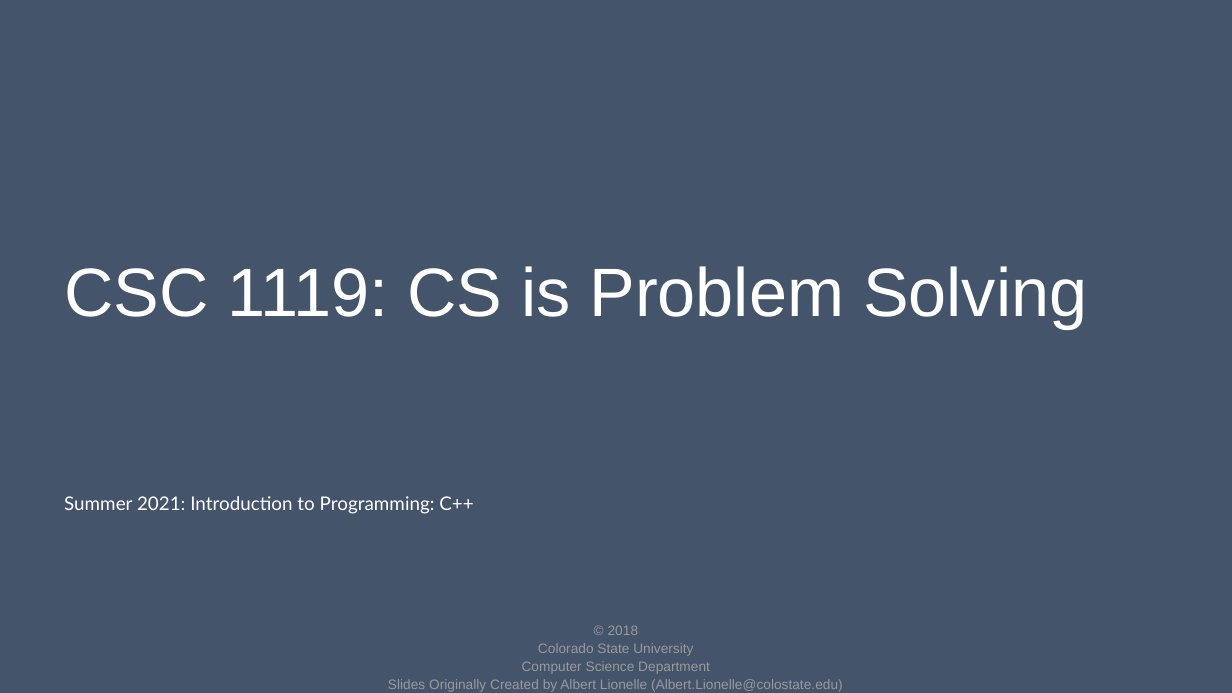
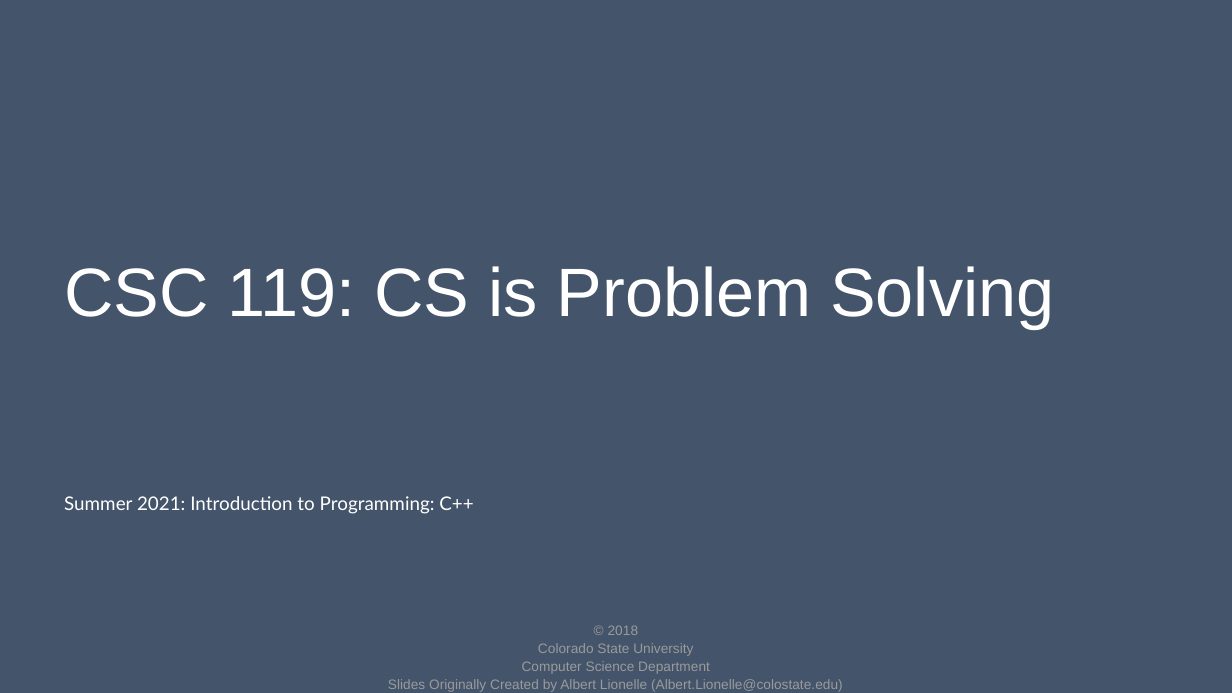
Before and after one commit to CS119-FRCC/Summer-2021, a slide deck: slide 1 of Lectures/Week 1 - Overview and Setup/Welcome.pptx. Drawn at 1232x693 pixels with LibreOffice and Linux fonts; fonts in the diff are those of the drawing. Boxes give left, top, right and bottom in pixels: in the first picture for what was removed or moved away, otherwise in the second. Text is boxed around its words. In the diff, an @@ line names an element or a change of style, - is before the commit and + after.

```diff
--- a/Lectures/Week 1 - Overview and Setup/Welcome.pptx
+++ b/Lectures/Week 1 - Overview and Setup/Welcome.pptx
@@ text at [64,266,1054,329]: text changed @@
-CSC 1119: CS is Problem Solving
+CSC 119: CS is Problem Solving
```
Also in this commit, not shown: 3 other files.
